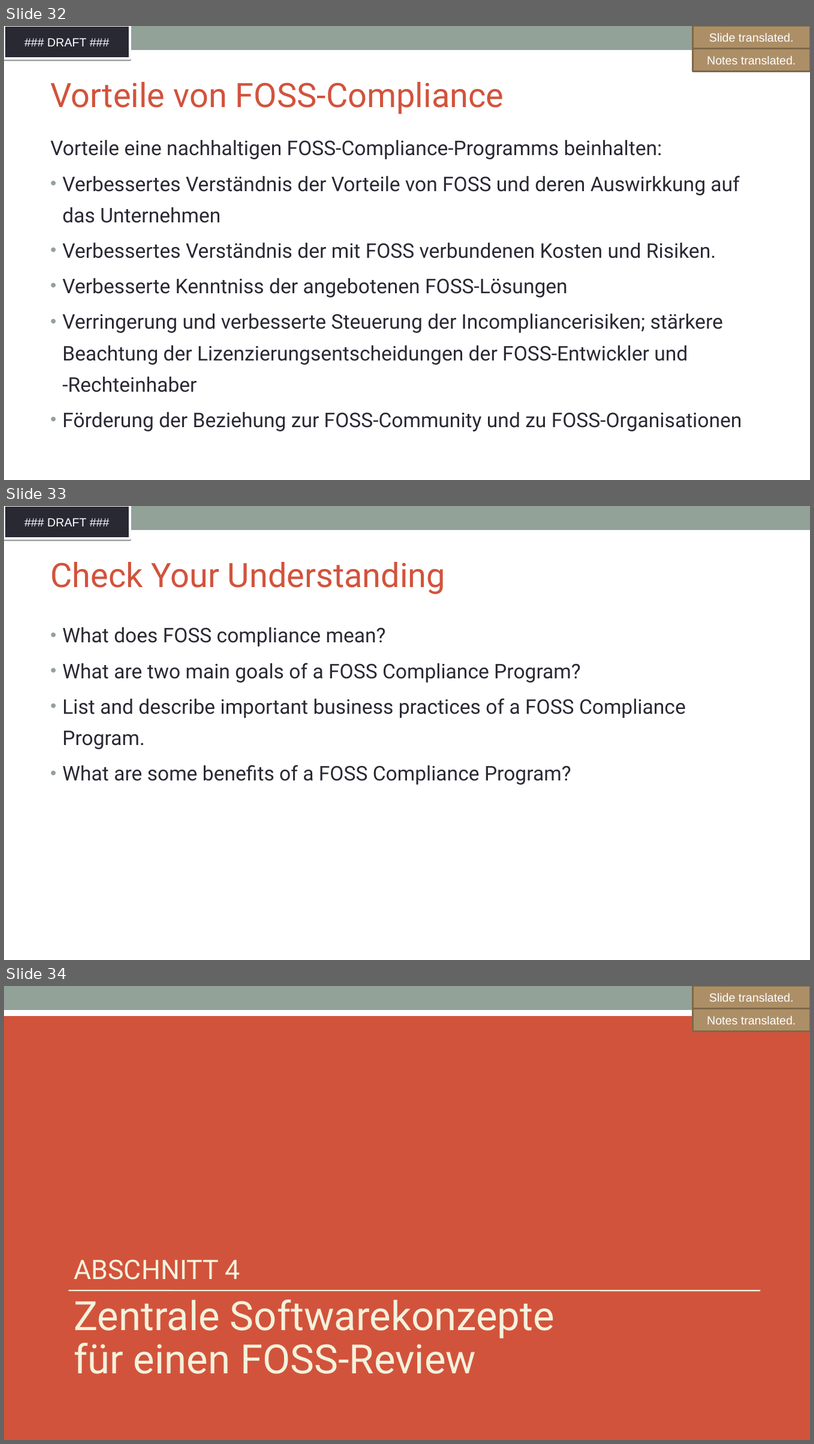
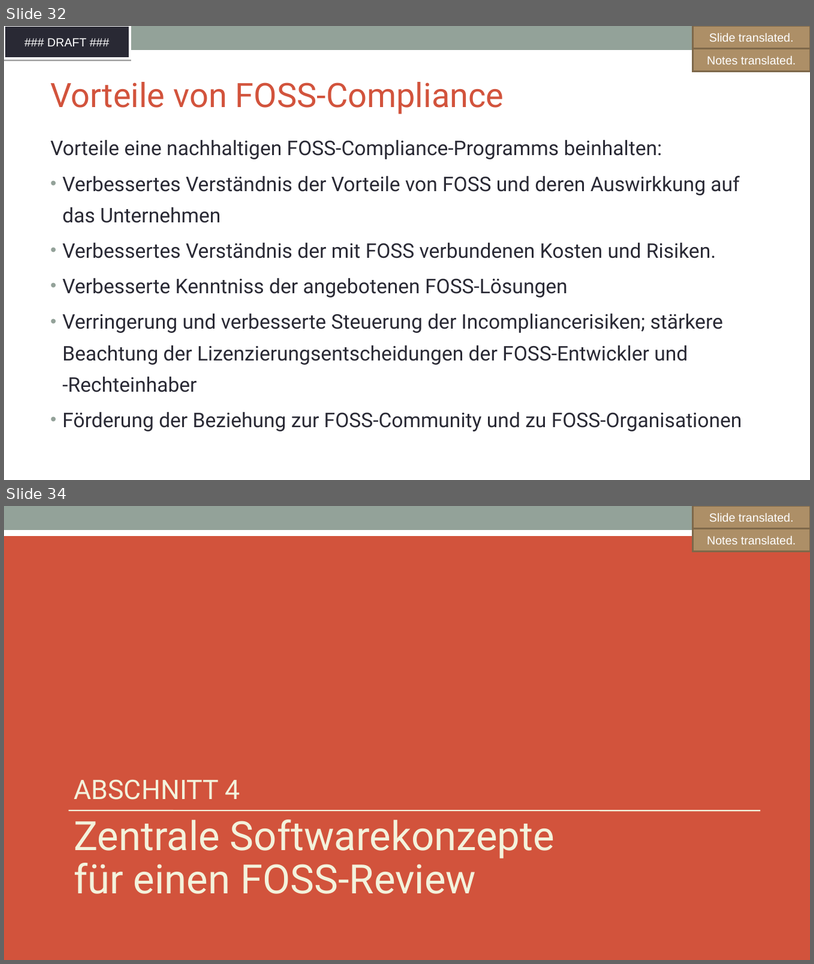
Before and after one commit to SThanheiser/curriculum, a slide deck: translation-DE/slides/DFT_openchain-curriculum-for-1-1_GER.odp. Shown one above the other, each under a label of ours: slides 32, 33 and 34 before the commit, slides 32 and 34 after it; the slides between them are not shown. The pictures are 814x1444 and 814x964 pixels, drawn with LibreOffice and Linux fonts; fonts in the diff are those of the drawing; background and template pictures are left out. Boxes give left, top, right and bottom in pixels: in the first picture for what was removed or moved away, otherwise in the second. Text is boxed around its words. In the diff, an @@ line names an element or a change of style, - is before the commit and + after.

```diff
--- a/translation-DE/slides/DFT_openchain-curriculum-for-1-1_GER.odp
+++ b/translation-DE/slides/DFT_openchain-curriculum-for-1-1_GER.odp
@@ slide 33 removed at box(4, 506, 810, 960), background #FFFFFF; not listed: 2 template elements that a slide beside it also shows @@
@@ title removed at box(50, 562, 446, 594) @@
-Check Your Understanding
@@ text removed at box(62, 627, 686, 784) @@
-• What does FOSS compliance mean?
-• What are two main goals of a FOSS Compliance Program?
-• List and describe important business practices of a FOSS Compliance Program.
-• What are some benefits of a FOSS Compliance Program?
```
Also in this commit, not shown: 13 slides changed, 7 slides added, 6 other slides removed, 1 other file.
